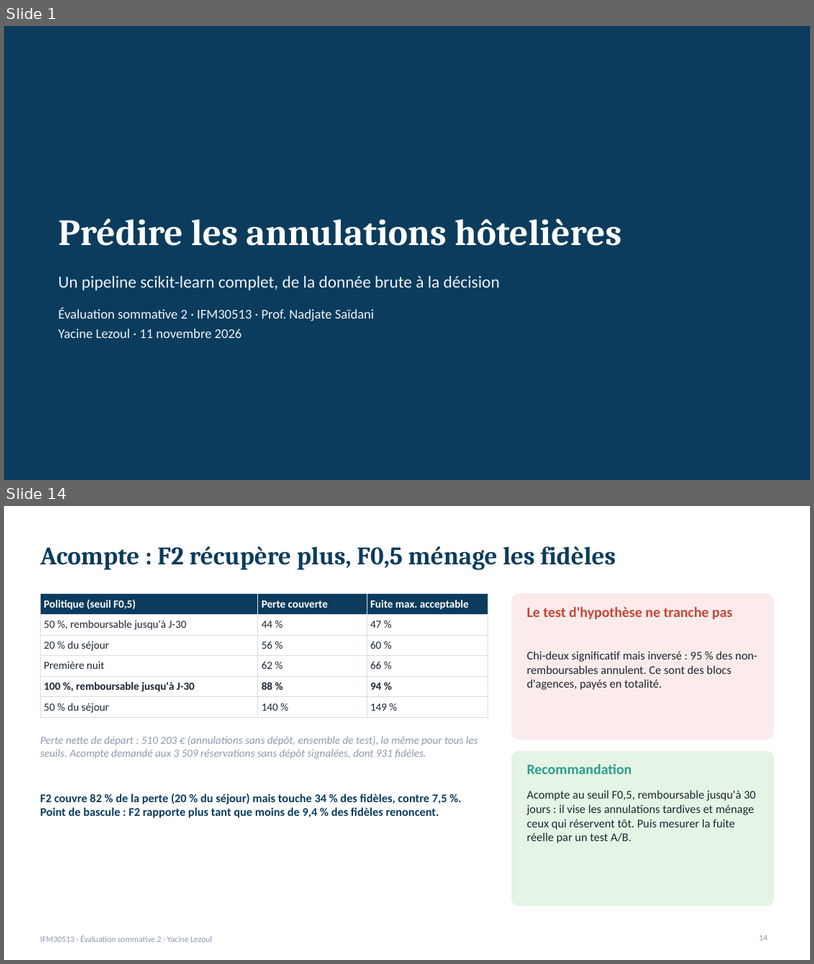
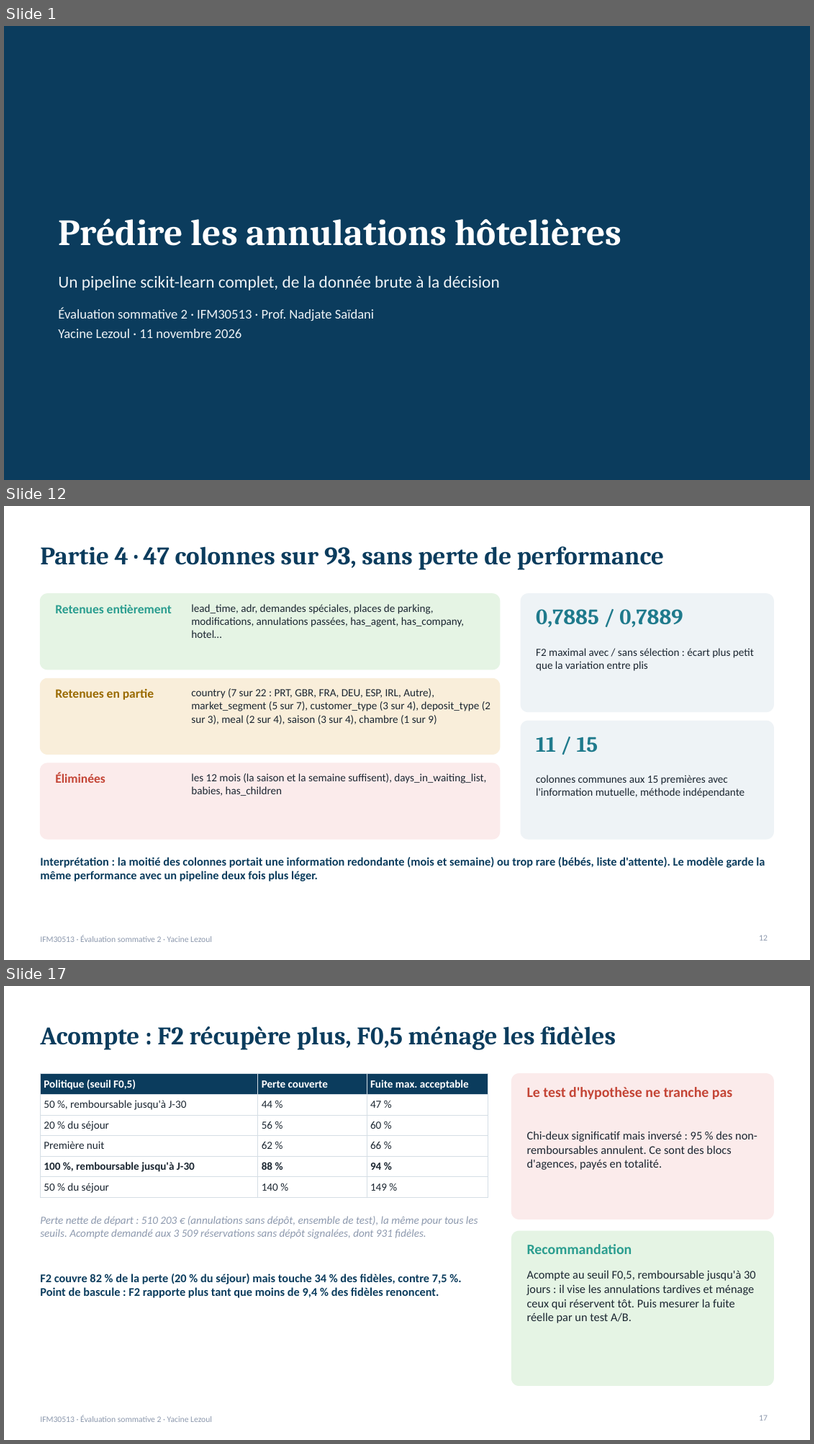
Before and after one commit to lezoul/hotel-cancellation-pipeline, a slide deck: reports/presentation_annulations.pptx. Shown one above the other, each under a label of ours: slides 1 and 14 before the commit, slides 1, 12 and 17 after it; the slides between them are not shown. The pictures are 814x964 and 814x1444 pixels, drawn with LibreOffice and Linux fonts; fonts in the diff are those of the drawing. Boxes give left, top, right and bottom in pixels: in the first picture for what was removed or moved away, otherwise in the second. Text is boxed around its words. In the diff, an @@ line names an element or a change of style, - is before the commit and + after.

```diff
--- a/reports/presentation_annulations.pptx
+++ b/reports/presentation_annulations.pptx
@@ slide 12 added at (4,506,810,960), background #FFFFFF; not listed: 1 template element that a slide beside it also shows @@
@@ title added at (40,546,664,569), 30 pt, text #0B3C5D, bold @@
+Partie 4 · 47 colonnes sur 93, sans perte de performance
@@ rounded rectangle added at (40,594,500,669), fill #E5F4E4, outline #E5F4E4 1 pt @@
@@ text added at (55,605,172,613), 15 pt, text #2A9D8F, bold @@
+Retenues entièrement
@@ text added at (191,604,464,638), 13 pt, text #1B2631 @@
+lead_time, adr, demandes spéciales, places de parking, modifications, annulations passées, has_agent, has_company, hotel…
@@ rounded rectangle added at (521,594,774,712), fill #EEF3F6, outline #EEF3F6 1 pt @@
@@ text added at (536,609,683,627), 26 pt, text #1F7A8C, bold @@
+0,7885 / 0,7889
@@ text added at (536,648,754,671), 13 pt, text #1B2631 @@
+F2 maximal avec / sans sélection : écart plus petit que la variation entre plis
@@ rounded rectangle added at (40,678,500,754), fill #F9EEDA, outline #F9EEDA 1 pt @@
@@ text added at (55,688,154,700), 15 pt, text #9A6A00, bold @@
+Retenues en partie
@@ text added at (191,688,491,724), 13 pt, text #1B2631 @@
+country (7 sur 22 : PRT, GBR, FRA, DEU, ESP, IRL, Autre), market_segment (5 sur 7), customer_type (3 sur 4), deposit_type (2 sur 3), meal (2 sur 4), saison (3 sur 4), chambre (1 sur 9)
@@ rounded rectangle added at (521,721,774,839), fill #EEF3F6, outline #EEF3F6 1 pt @@
@@ text added at (536,736,599,752), 26 pt, text #1F7A8C, bold @@
+11 / 15
@@ rounded rectangle added at (40,763,500,839), fill #FBEBEB, outline #FBEBEB 1 pt @@
@@ text added at (55,772,106,782), 15 pt, text #C44536, bold @@
+Éliminées
@@ text added at (191,773,486,795), 13 pt, text #1B2631 @@
+les 12 mois (la saison et la semaine suffisent), days_in_waiting_list, babies, has_children
@@ text added at (536,775,745,798), 13 pt, text #1B2631 @@
+colonnes communes aux 15 premières avec l'information mutuelle, méthode indépendante
@@ text added at (40,857,765,881), 14 pt, text #0B3C5D, bold @@
+Interprétation : la moitié des colonnes portait une information redondante (mois et semaine) ou trop rare (bébés, liste d'attente). Le modèle garde la même performance avec un pipeline deux fois plus léger.
@@ page number added at (759,934,768,940), 10 pt, text #8D99AE @@
+12
@@ what was slide 14 is now slide 17 @@
@@ page number at (759,1414,768,1420): text changed @@
-14
+17
```
Also in this commit, not shown: 7 slides changed, 8 other slides added, 6 slides removed, 1 other file.
